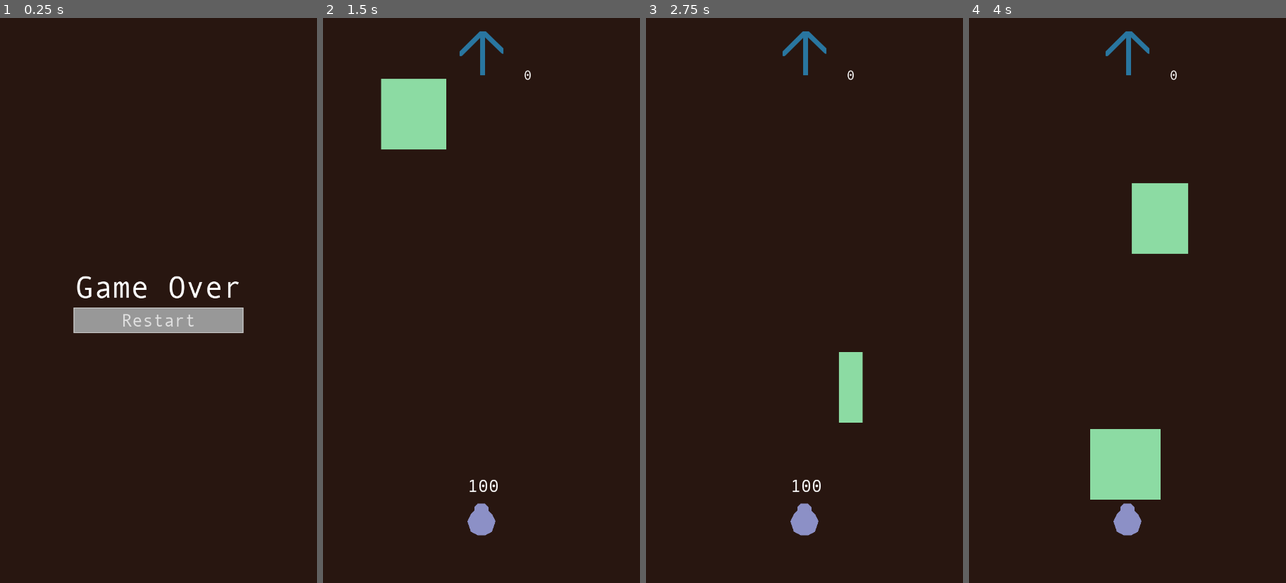
Above: before the commit, frames 1-4 (left to right).
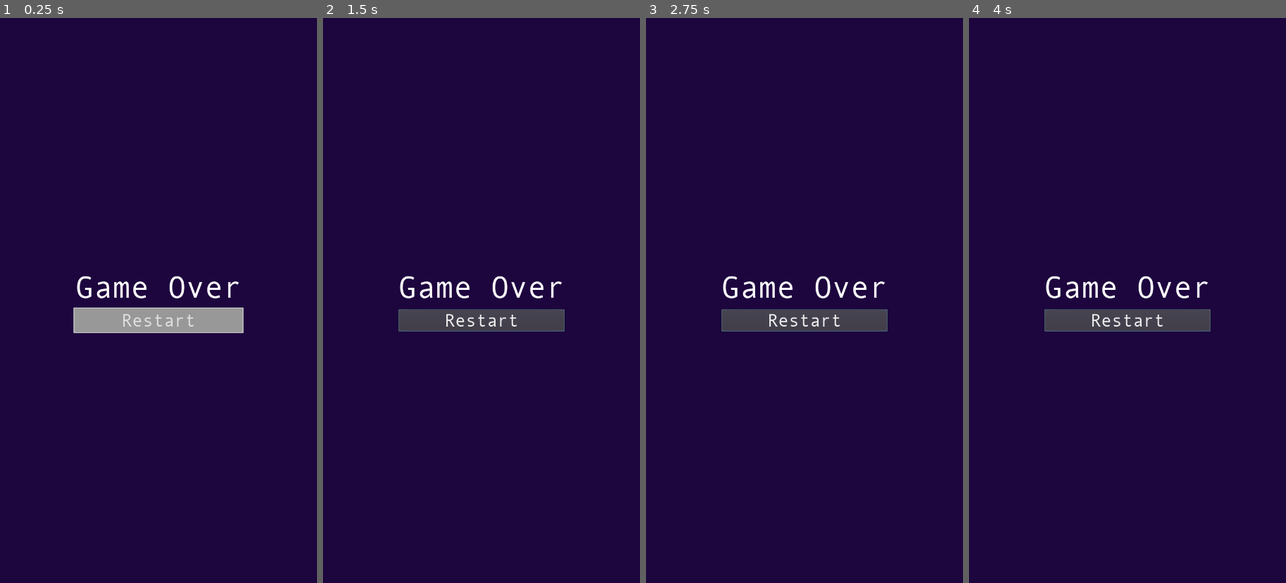
Above: after the commit, the same moments.

Repository: drarbego/payaso-de-equilibrio
Game: Godot game, scene res://GameOverMenu.tscn
The game is run twice, just before and just after one commit, with the same random seed, the same clock (stepped at 60 frames per second) and the same inputs. This scene is started directly instead of the project's main scene.
Inputs (mouse positions are in pixels of both pictures, inside the frame that each line leads up to):
- Up to frame 1 (0.25 s): no input
- Up to frame 2 (1.5 s): click "Restart" at 0.5 s; click (481, 323) at 1.25 s, where only the run after the commit has a clickable "Restart"
- Up to frame 3 (2.75 s): click (804, 323) at 2 s, where only the run after the commit has a clickable "Restart"
- Up to frame 4 (4 s): no input

The runs differ from the first frame. In frame 1, 97% of the frame differs, in the area x 0-100%, y 0-100%; in frame 2, 100%; in frame 3, 100%; in frame 4, 100%.

Commit message:
Add animations

Diff:
--- a/Characters/Payasito.gd
+++ b/Characters/Payasito.gd
@@ -2,7 +2,6 @@
 
 var speed = 950
 var damage_color = Color(1, 0, 0)
-onready var original_color = $Polygon2D.color
 var color_change_time = 1.5
 
 var equilibrium = 100
@@ -25,8 +24,6 @@
 	if equilibrium <= 0:
 		emit_signal("fell")
 
-	$Label.set_text(str(equilibrium))
-
 func get_inclination():
 	return clamp(Input.get_accelerometer().x, -Globals.MAX_ACC, Globals.MAX_ACC) / Globals.MAX_ACC
 
@@ -34,12 +31,8 @@
 	if body is Obstacle:
 		self.handle_hit(body)
 
+func _process(_delta):
+	$ProgressBar.value = self.equilibrium
+
 func handle_hit(obstacle):
 	self.equilibrium -= 30
-	$Tween.interpolate_property($Polygon2D, "color", original_color, damage_color, color_change_time / 2)
-	$Tween.interpolate_callback(self, color_change_time / 2, "transition_to_idle")
-	$Tween.start()
-
-func transition_to_idle():
-	$Tween.interpolate_property($Polygon2D, "color", damage_color, original_color, color_change_time / 2)
-	$Tween.start()
--- a/Characters/Payasito.tscn
+++ b/Characters/Payasito.tscn
@@ -1,29 +1,42 @@
-[gd_scene load_steps=6 format=2]
+[gd_scene load_steps=16 format=2]
 
 [ext_resource path="res://Characters/Payasito.gd" type="Script" id=1]
+[ext_resource path="res://Characters/Animations/1024x1024/Payasito0004.png" type="Texture" id=2]
+[ext_resource path="res://Characters/Animations/1024x1024/Payasito0002.png" type="Texture" id=3]
+[ext_resource path="res://Characters/Animations/1024x1024/Payasito0003.png" type="Texture" id=4]
+[ext_resource path="res://Characters/Animations/1024x1024/Payasito0005.png" type="Texture" id=5]
+[ext_resource path="res://Characters/Animations/1024x1024/Payasito0006.png" type="Texture" id=6]
+[ext_resource path="res://Characters/Animations/1024x1024/Payasito0007.png" type="Texture" id=7]
+[ext_resource path="res://Characters/Animations/1024x1024/Payasito0001.png" type="Texture" id=8]
+[ext_resource path="res://Characters/Animations/1024x1024/Payasito0008.png" type="Texture" id=9]
+[ext_resource path="res://Assets/Andale Mono.ttf" type="DynamicFontData" id=10]
 
 [sub_resource type="CircleShape2D" id=1]
-radius = 30.0
+radius = 50.0
 
 [sub_resource type="CircleShape2D" id=2]
-radius = 30.0
+radius = 50.0
 
-[sub_resource type="DynamicFontData" id=3]
-font_path = "res://Assets/Andale Mono.ttf"
+[sub_resource type="StyleBoxFlat" id=6]
+bg_color = Color( 0.878431, 0.211765, 0.752941, 1 )
 
-[sub_resource type="DynamicFont" id=4]
-size = 40
-font_data = SubResource( 3 )
+[sub_resource type="DynamicFont" id=7]
+size = 28
+font_data = ExtResource( 10 )
+
+[sub_resource type="SpriteFrames" id=5]
+animations = [ {
+"frames": [ ExtResource( 8 ), ExtResource( 3 ), ExtResource( 4 ), ExtResource( 2 ), ExtResource( 5 ), ExtResource( 6 ), ExtResource( 7 ), ExtResource( 9 ) ],
+"loop": true,
+"name": "default",
+"speed": 24.0
+} ]
 
 [node name="Payasito" type="KinematicBody2D"]
 script = ExtResource( 1 )
 
 [node name="CollisionShape2D" type="CollisionShape2D" parent="."]
 shape = SubResource( 1 )
-
-[node name="Polygon2D" type="Polygon2D" parent="."]
-color = Color( 0.552941, 0.568627, 0.780392, 1 )
-polygon = PoolVector2Array( 0, -40, 8, -40, 16, -32, 16, -24, 24, -16, 32, 0, 24, 24, 8, 32, -8, 32, -24, 24, -32, 0, -24, -16, -16, -24, -16, -32, -8, -40 )
 
 [node name="Hitbox" type="Area2D" parent="."]
 collision_layer = 2
@@ -34,13 +47,20 @@
 
 [node name="Tween" type="Tween" parent="."]
 
-[node name="Label" type="Label" parent="."]
-margin_left = -32.0
-margin_top = -103.127
-margin_right = 8.0
-margin_bottom = -57.1269
-custom_fonts/font = SubResource( 4 )
+[node name="ProgressBar" type="ProgressBar" parent="."]
+margin_left = -88.0
+margin_top = -130.0
+margin_right = 96.0
+margin_bottom = -97.0
+custom_styles/fg = SubResource( 6 )
+custom_fonts/font = SubResource( 7 )
 __meta__ = {
 "_edit_use_anchors_": false
 }
+
+[node name="AnimatedSprite" type="AnimatedSprite" parent="."]
+scale = Vector2( 0.2, 0.2 )
+frames = SubResource( 5 )
+frame = 2
+playing = true
 [connection signal="body_entered" from="Hitbox" to="." method="_on_Hitbox_body_entered"]
--- a/Env.tscn
+++ b/Env.tscn
@@ -1,9 +1,10 @@
-[gd_scene load_steps=8 format=2]
+[gd_scene load_steps=9 format=2]
 
 [ext_resource path="res://Env.gd" type="Script" id=1]
 [ext_resource path="res://Characters/Payasito.tscn" type="PackedScene" id=2]
 [ext_resource path="res://upwards_arrow.png" type="Texture" id=3]
 [ext_resource path="res://Assets/Andale Mono.ttf" type="DynamicFontData" id=4]
+[ext_resource path="res://Assets/Equilibrio.ogg" type="AudioStream" id=5]
 
 [sub_resource type="DynamicFont" id=1]
 size = 30
@@ -73,6 +74,10 @@
 [node name="LimitTimer" type="Timer" parent="LimitDetectors"]
 wait_time = 0.6
 one_shot = true
+
+[node name="AudioStreamPlayer" type="AudioStreamPlayer" parent="."]
+stream = ExtResource( 5 )
+autoplay = true
 [connection signal="fell" from="Payasito" to="." method="_on_Payasito_fell"]
 [connection signal="body_entered" from="ObstacleDeleter" to="." method="_on_ObstacleDeleter_body_entered"]
 [connection signal="body_entered" from="LimitDetectors/Left" to="." method="_on_LeftLimitDetector_body_entered"]
--- a/GameOverMenu.tscn
+++ b/GameOverMenu.tscn
@@ -1,7 +1,8 @@
-[gd_scene load_steps=7 format=2]
+[gd_scene load_steps=8 format=2]
 
 [ext_resource path="res://GameOverMenu.gd" type="Script" id=1]
 [ext_resource path="res://Assets/Andale Mono.ttf" type="DynamicFontData" id=2]
+[ext_resource path="res://Assets/Quack_duck.ogg" type="AudioStream" id=3]
 
 [sub_resource type="StyleBoxFlat" id=1]
 border_width_left = 2
@@ -70,4 +71,8 @@
 margin_bottom = 140.0
 custom_fonts/font = SubResource( 4 )
 text = "Restart"
+
+[node name="AudioStreamPlayer" type="AudioStreamPlayer" parent="."]
+stream = ExtResource( 3 )
+autoplay = true
 [connection signal="pressed" from="CenterContainer/VBoxContainer/Button" to="." method="_on_Button_pressed"]
--- a/project.godot
+++ b/project.godot
@@ -27,7 +27,7 @@
 [application]
 
 config/name="Payasito de Equilibrio"
-run/main_scene="res://GameOverMenu.tscn"
+run/main_scene="res://Env.tscn"
 config/icon="res://icon.png"
 
 [autoload]
@@ -44,5 +44,5 @@
 
 [rendering]
 
-environment/default_clear_color=Color( 0.160784, 0.0901961, 0.0666667, 1 )
+environment/default_clear_color=Color( 0.117647, 0.0235294, 0.247059, 1 )
 environment/default_environment="res://default_env.tres"
Binary file added: Characters/Animations/1024x1024/Payasito0001.png
Binary file added: Characters/Animations/1024x1024/Payasito0002.png
Binary file added: Characters/Animations/1024x1024/Payasito0003.png
Binary file added: Characters/Animations/1024x1024/Payasito0004.png
Binary file added: Characters/Animations/1024x1024/Payasito0005.png
Binary file added: Characters/Animations/1024x1024/Payasito0006.png
Binary file added: Characters/Animations/1024x1024/Payasito0007.png
Binary file added: Characters/Animations/128x128/Payasito0001.png
Binary file added: Characters/Animations/128x128/Payasito0002.png
Binary file added: Characters/Animations/128x128/Payasito0003.png
Binary file added: Characters/Animations/128x128/Payasito0004.png
Binary file added: Characters/Animations/128x128/Payasito0005.png
(and 5 more such lines)
